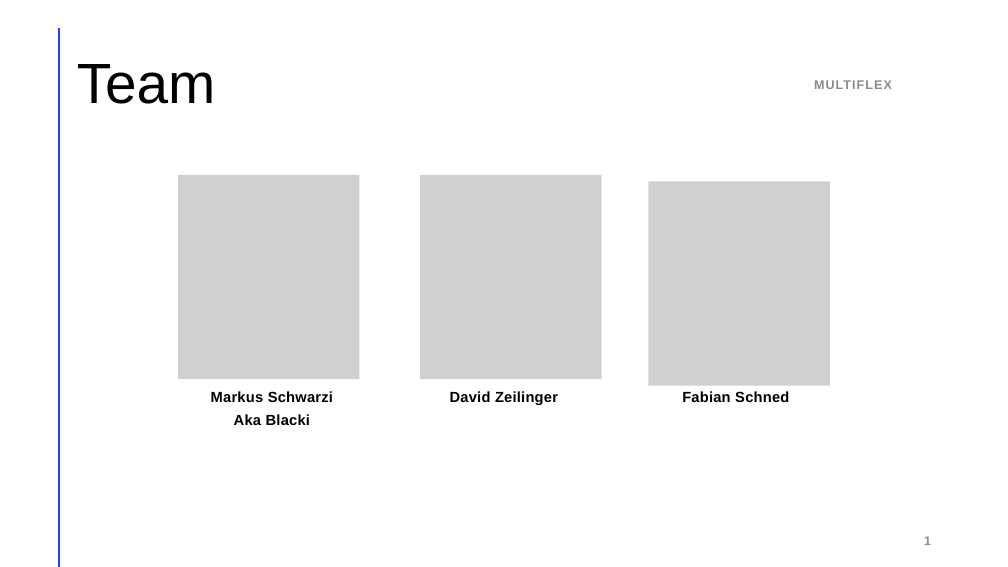
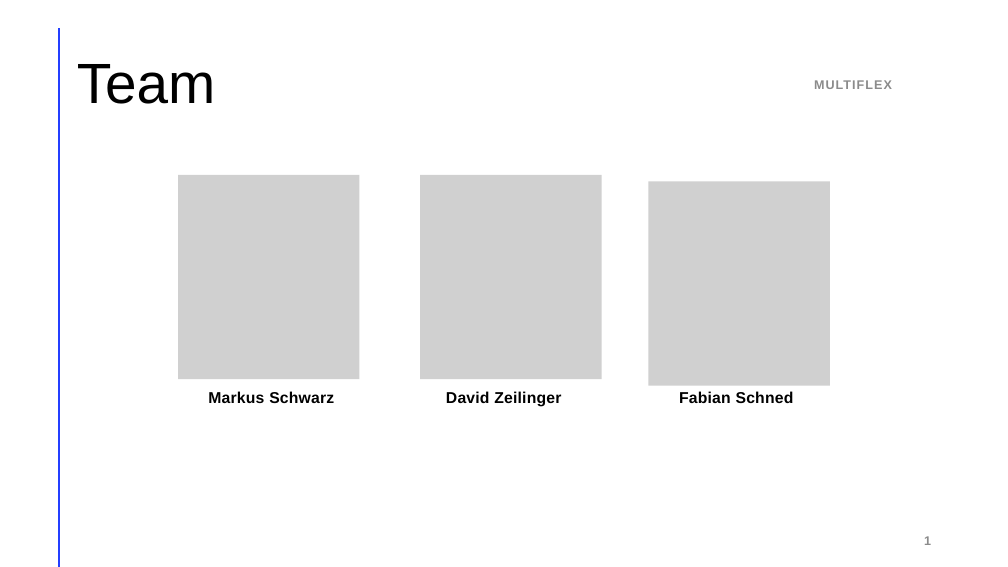
Before and after one commit to LegitesMax/multiflexlbkv, a slide deck: slide 3 of Präsentation/ProjectAward-DIPLO.pptx. Drawn at 1008x567 pixels with LibreOffice and Linux fonts; fonts in the diff are those of the drawing; grey boxes stand for pictures. Boxes give left, top, right and bottom in pixels: in the first picture for what was removed or moved away, otherwise in the second. Text is boxed around its words. In the diff, an @@ line names an element or a change of style, - is before the commit and + after.

Commit message:
update name

```diff
--- a/Präsentation/ProjectAward-DIPLO.pptx
+++ b/Präsentation/ProjectAward-DIPLO.pptx
@@ text "David Zeilinger" at box(446, 391, 561, 407): size 14 to 15 pt @@
@@ text "Fabian Schned" at box(679, 391, 794, 403): size 14 to 15 pt @@
@@ text at box(208, 391, 334, 403): text changed; size 14 to 15 pt @@
-Markus Schwarzi
-Aka Blacki
+Markus Schwarz
```
